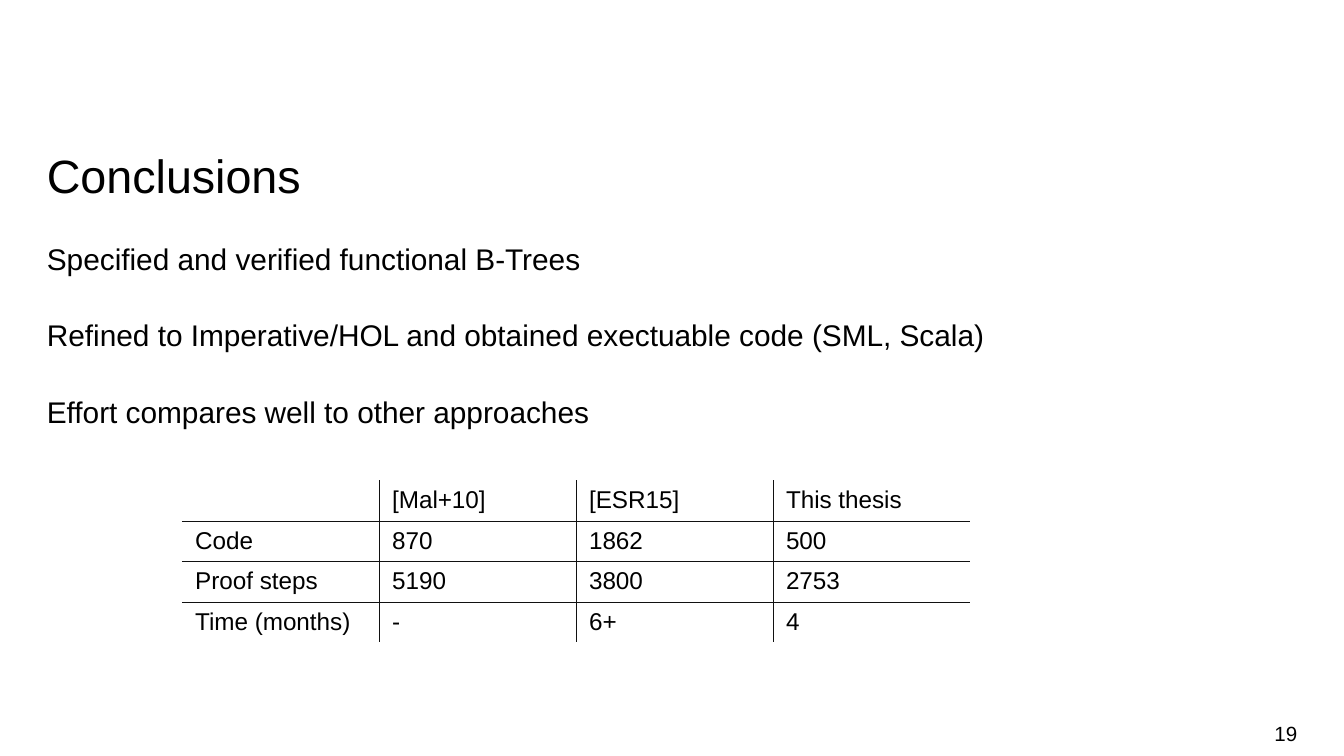
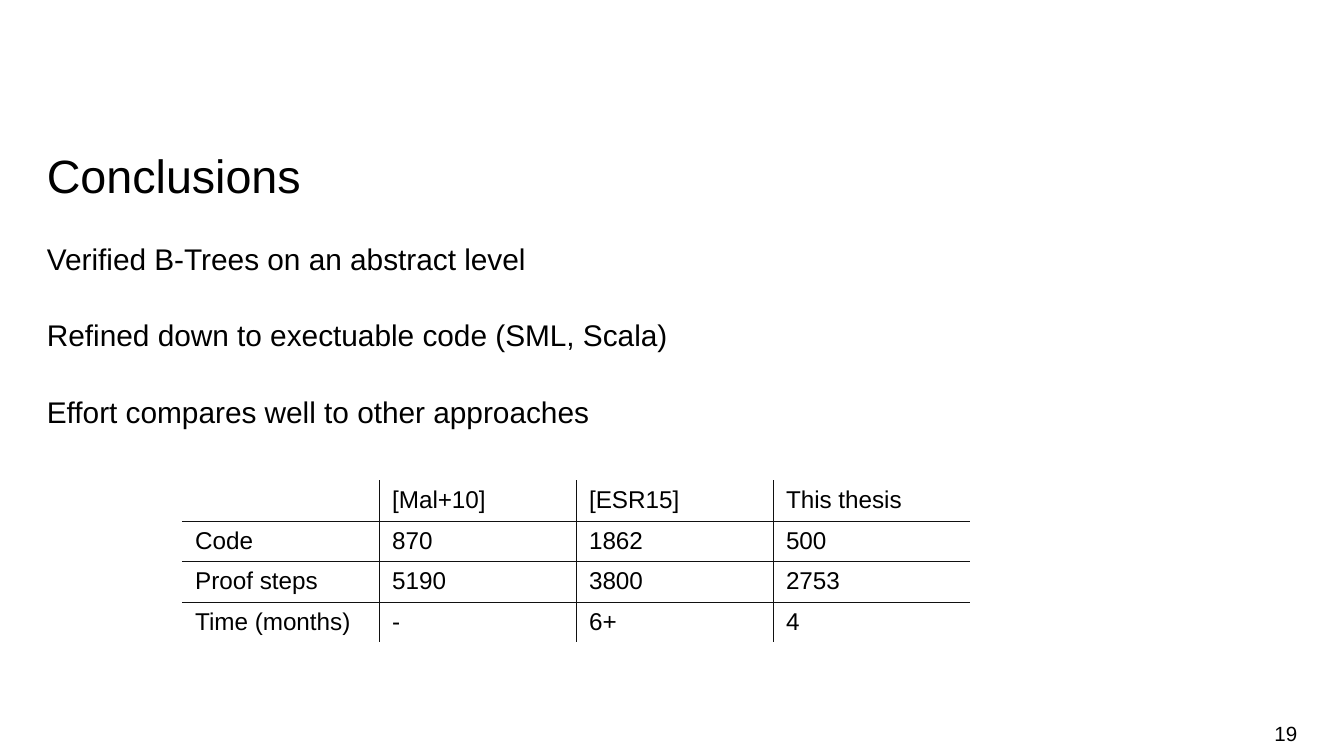
Before and after one commit to nielstron/btrees-thesis, a slide deck: slide 19 of colloqium.odp. Drawn at 1344x756 pixels with LibreOffice and Linux fonts; fonts in the diff are those of the drawing. Boxes give left, top, right and bottom in pixels: in the first picture for what was removed or moved away, otherwise in the second. Text is boxed around its words. In the diff, an @@ line names an element or a change of style, - is before the commit and + after.

Commit message:
Update slides

```diff
--- a/colloqium.odp
+++ b/colloqium.odp
@@ text at <box>47,248,667,352</box>: text changed @@
-Specified and verified functional B-Trees
-Refined to Imperative/HOL and obtained exectuable code (SML, Scala)
+Verified B-Trees on an abstract level
+Refined down to exectuable code (SML, Scala)
```
Also in this commit, not shown: 3 other slides changed.
